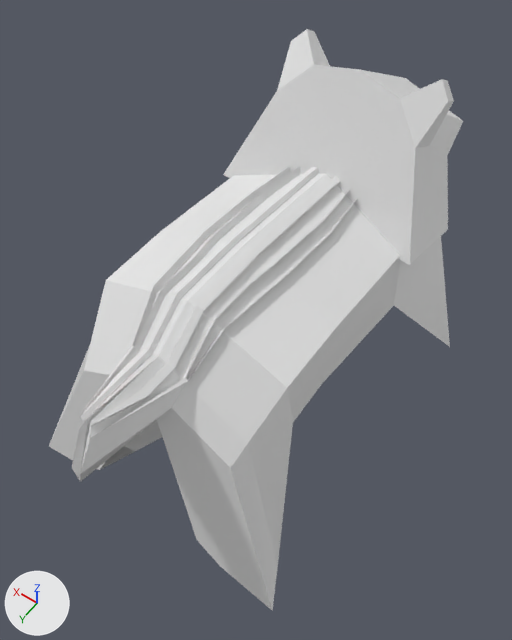
One commit to the glTF model assets/models/chip.glb: the scene before it, then after it.
Before and after are seen from a 50 mm camera at (-0.89, 1.33, 2.54) aimed at (0.01, 0.06, 0.56). Every picture has the same lights, and +X, +Y and +Z are marked at lower left. Where no turn or scale is listed for an object, it has been applied to the vertices.

The scene before the commit, as lines of its bpy script (objects in view):
```python
me_cube_001 = bpy.data.meshes.new('Cube.001')
me_cube_001.from_pydata(...)  # 236 vertices, 468 faces; spans x -0.61..0.47, y -0.99..0.9, z 0.01..1.27
ob_body = bpy.data.objects.new('Body', me_cube_001)
ob_body.location = (0.09, 0.0, -0.007)
```
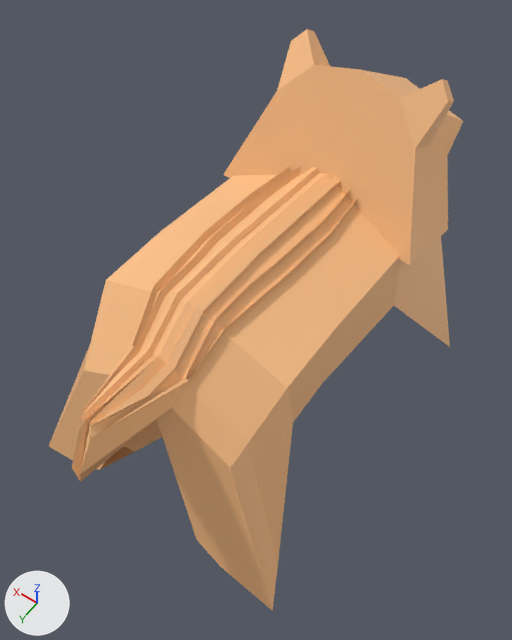
Pixel boxes (x1, y1, x2, y2) of what changed, in the pictures (512 x 640 px):
```json
{"object": "Body", "change": "recoloured", "before": [49, 29, 463, 610], "after": [49, 29, 463, 610], "on screen": "white to beige"}
```

The change, as JSON lines over the scene's bpy script:
```json
{"op": "add", "block": "img_chip", "code": ["img_chip = load_image('chip', '_unpacked/chip', 1024, 1024, 'sRGB')"]}
{"op": "add", "block": "mat_material", "code": ["mat_material = principled_material('Material')", "mat_material.texture = img_chip"]}
{"block": "me_cube_001", "where": "me_cube_001.from_pydata(...)  # 236 vertices, 468 faces; spans x -0.61..0.47, y -0.99..0.9, z 0.01..1.27"}
{"op": "add", "block": "me_cube_001", "code": "me_cube_001.materials.append(mat_material)  # picture img_chip"}
```
